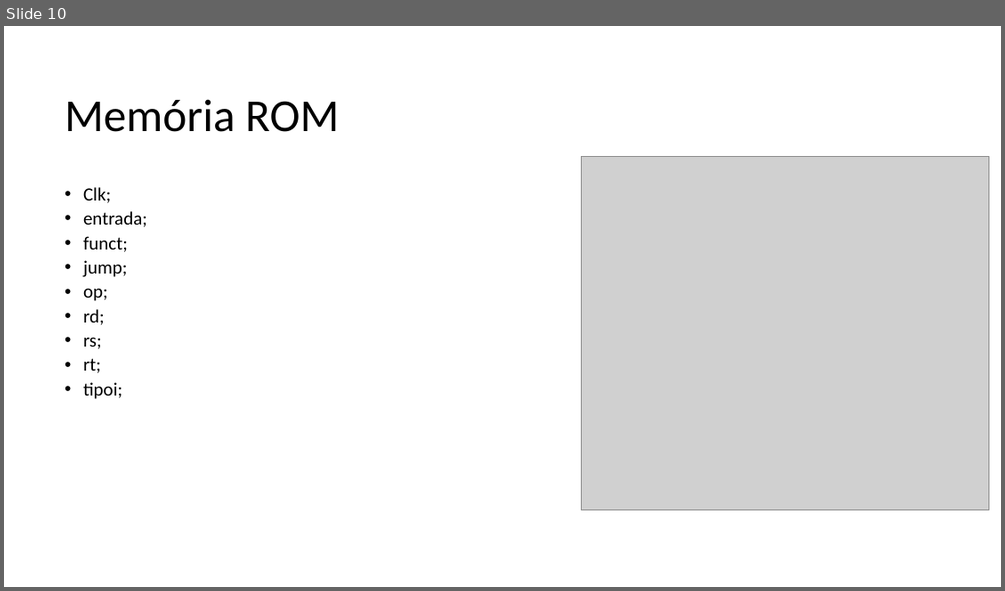
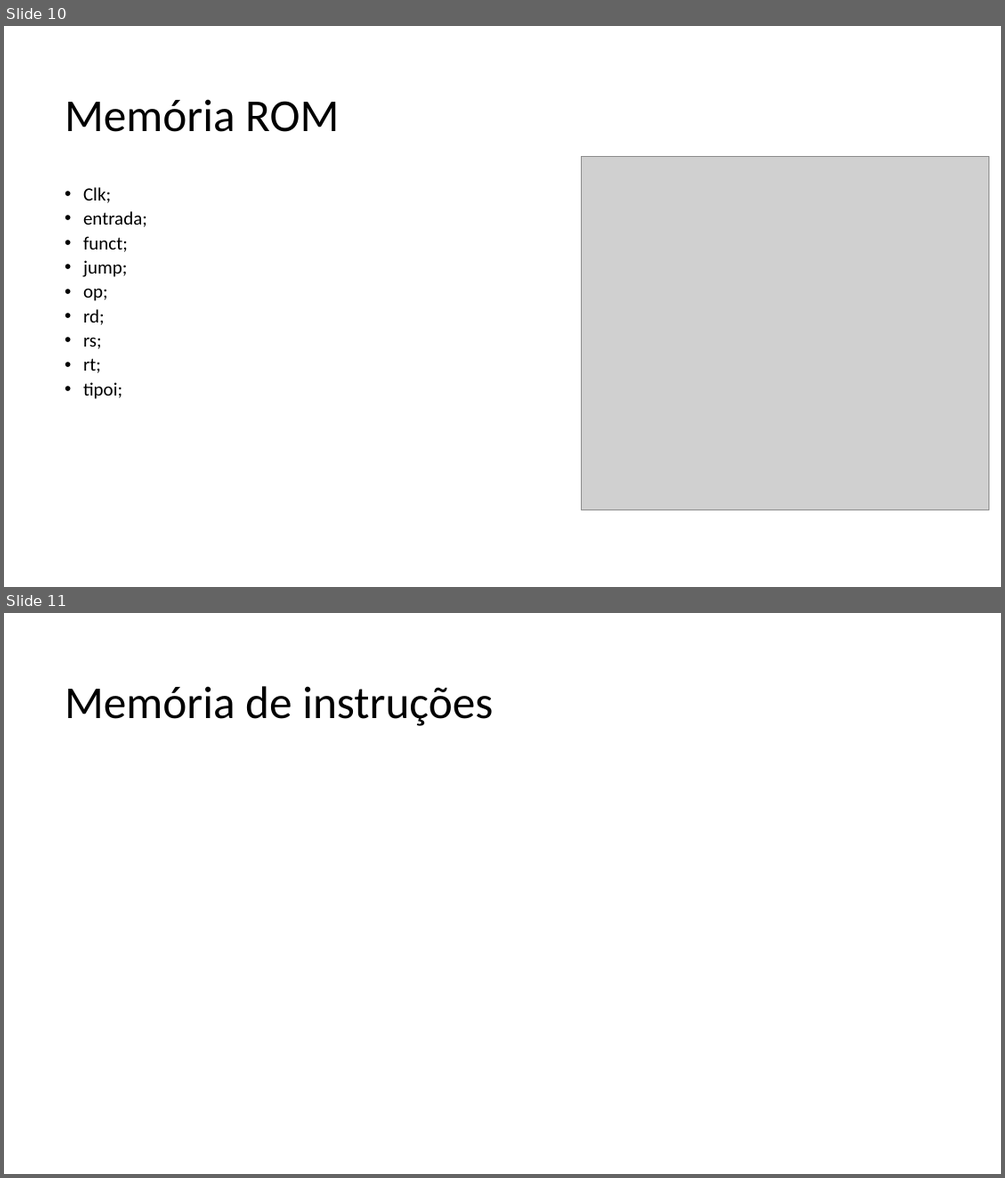
Before and after one commit to ArcanjoGabriel42/Final_Judgment_Processor, a slide deck: Luigi/Processador Uniciclo 16 bits.pptx. Shown one above the other, each under a label of ours: slide 10 before the commit, slides 10 and 11 after it. The pictures are 1005x591 and 1005x1178 pixels, drawn with LibreOffice and Linux fonts; fonts in the diff are those of the drawing; grey boxes stand for pictures. Boxes give left, top, right and bottom in pixels: in the first picture for what was removed or moved away, otherwise in the second. Text is boxed around its words. In the diff, an @@ line names an element or a change of style, - is before the commit and + after.

```diff
--- a/Luigi/Processador Uniciclo 16 bits.pptx
+++ b/Luigi/Processador Uniciclo 16 bits.pptx
@@ slide 11 added at bbox=[4, 613, 1001, 1174], background #FFFFFF @@
@@ title added at bbox=[65, 686, 493, 726], 44 pt, text #000000 @@
+Memória de instruções
```
Also in this commit, not shown: 3 other slides added, 1 slide removed, 40 other files.
